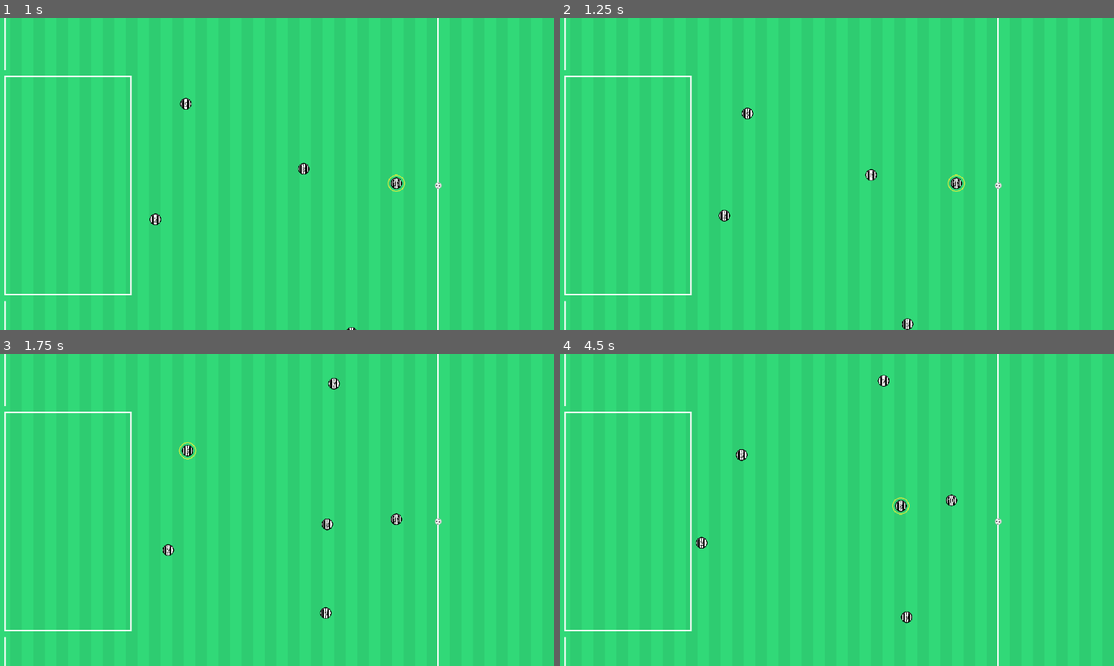
Above: before the commit, frames 1-4 (two rows, left to right).
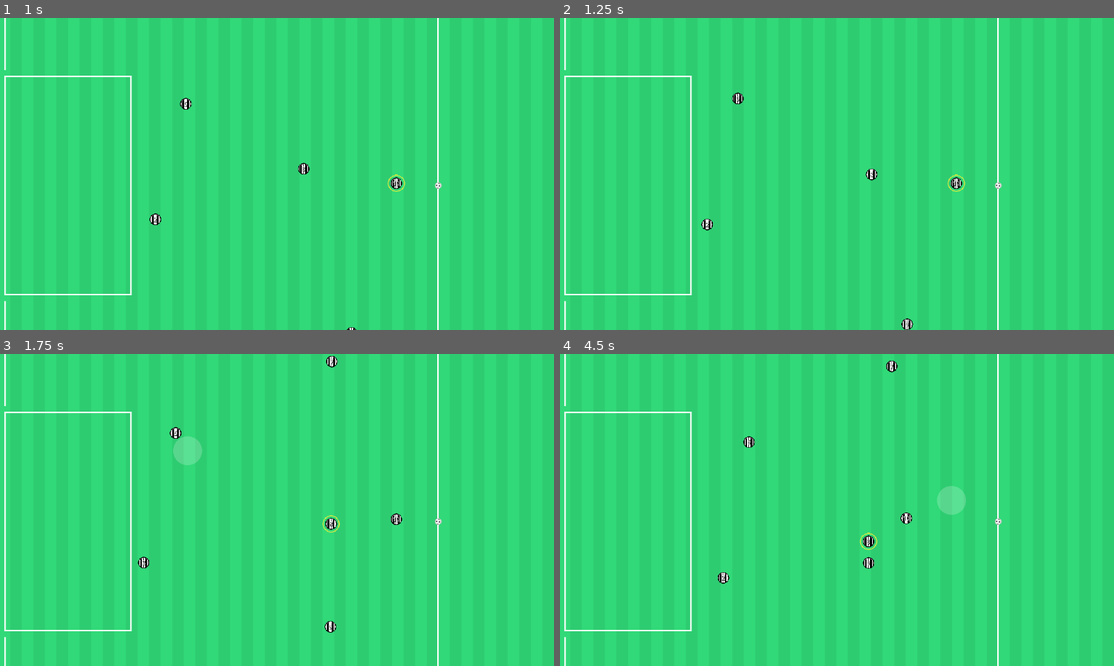
Above: after the commit, the same moments.

Repository: vikkio88/appalla
Game: Godot game, scene res://scenes/Match.tscn
Same seed, same stepped clock (60 frames per second), same inputs: the game is played once before the commit and once after it.
Inputs (mouse positions are in pixels of both pictures, inside the frame that each line leads up to):
- Up to frame 1 (1 s): tap Enter at 0.5 s; move the mouse to (155, 220) at 0.52 s; press the mouse at (155, 220) at 0.53 s; tap S (S) at 0.8 s
- Up to frame 2 (1.25 s): no input
- Up to frame 3 (1.75 s): move the mouse to (188, 450) at 1.27 s; release the mouse at (188, 450) at 1.28 s; tap S (S) at 1.35 s; click (188, 450) at 1.55 s
- Up to frame 4 (4.5 s): move the mouse to (892, 385) at 2.02 s; press the mouse at (892, 385) at 2.03 s; tap S (S) at 2.3, 2.85, 3.8, 4.35 s; move the mouse to (886, 519) at 2.77 s; release the mouse at (886, 519) at 2.78 s; click (886, 519) at 3.05 s; move the mouse to (881, 606) at 3.52 s; press the mouse at (881, 606) at 3.53 s; move the mouse to (953, 500) at 4.27 s; release the mouse at (953, 500) at 4.28 s

Frame 1 is identical in both runs. In frame 2, 0.3% of the frame differs, in the area x 25-64%, y 23-100%; in frame 3, 0.9%; in frame 4, 1.2%, in the area x 24-74%, y 2-87%.

Commit message:
team fixes and identified bug on stop whilst pushing ball

Diff:
--- /dev/null
+++ b/libs/Rng.gd
@@ -0,0 +1,8 @@
+extends Node
+class_name Rng
+
+static func vec2(variation: float) -> Vector2:
+	return Vector2(
+			randf_range(-variation, variation),
+			randf_range(-variation, variation)
+		)
--- a/models/Team.tscn
+++ b/models/Team.tscn
@@ -1,45 +1,76 @@
-[gd_scene load_steps=3 format=3 uid="uid://vy8rn5diyeev"]
+[gd_scene load_steps=4 format=3 uid="uid://vy8rn5diyeev"]
 
 [ext_resource type="Script" uid="uid://b2yus7ljynsrb" path="res://models/team.gd" id="1_33cy0"]
 [ext_resource type="PackedScene" uid="uid://bq5b1vqhu0asi" path="res://models/actors/players/Player.tscn" id="1_556fo"]
 
+[sub_resource type="StyleBoxFlat" id="StyleBoxFlat_33cy0"]
+bg_color = Color(0.6812244, 0.6155172, 0.069222584, 1)
+
 [node name="Team" type="Node"]
 script = ExtResource("1_33cy0")
+side = null
 
 [node name="Players" type="Node" parent="."]
 
 [node name="2" parent="Players" instance=ExtResource("1_556fo")]
 position = Vector2(216, 402)
 number = 2
+team = 0
 defense_position = Vector2(216, 400)
 attack_position = Vector2(400, 450)
+position_variation = 40
 
 [node name="5" parent="Players" instance=ExtResource("1_556fo")]
 position = Vector2(258, 242)
 number = 5
+team = 0
 defense_position = Vector2(250, 240)
 attack_position = Vector2(400, 180)
+position_variation = 40
 
 [node name="7" parent="Players" instance=ExtResource("1_556fo")]
 position = Vector2(524, 83)
 number = 7
+team = 0
 defense_position = Vector2(460, 160)
 attack_position = Vector2(1010, 80)
+position_variation = 40
 
 [node name="8" parent="Players" instance=ExtResource("1_556fo")]
 position = Vector2(421, 332)
 number = 8
+team = 0
 defense_position = Vector2(450, 335)
 attack_position = Vector2(670, 335)
+position_variation = 40
 
 [node name="9" parent="Players" instance=ExtResource("1_556fo")]
 position = Vector2(487, 559)
 number = 9
+team = 0
 defense_position = Vector2(470, 490)
 attack_position = Vector2(990, 525)
+position_variation = 40
 
 [node name="10" parent="Players" instance=ExtResource("1_556fo")]
 position = Vector2(549, 352)
 number = 10
+team = 0
 defense_position = Vector2(550, 350)
 attack_position = Vector2(1045, 345)
+position_variation = 40
+
+[node name="tick" type="Timer" parent="."]
+autostart = true
+
+[node name="charger" type="ProgressBar" parent="."]
+visible = false
+offset_left = -25.0
+offset_top = 1.0
+offset_right = 25.0
+offset_bottom = 11.0
+theme_override_styles/fill = SubResource("StyleBoxFlat_33cy0")
+rounded = true
+show_percentage = false
+
+[connection signal="timeout" from="tick" to="." method="_on_tick_timeout"]
--- a/models/actors/Ball.tscn
+++ b/models/actors/Ball.tscn
@@ -13,3 +13,9 @@
 
 [node name="Sprite2D" type="Sprite2D" parent="."]
 texture = ExtResource("1_6oxlb")
+
+[node name="reset" type="Timer" parent="."]
+wait_time = 0.8
+one_shot = true
+
+[connection signal="timeout" from="reset" to="." method="_on_reset_timeout"]
--- a/models/actors/ball.gd
+++ b/models/actors/ball.gd
@@ -7,25 +7,31 @@
 
 var last_touched_by: Player
 
+@onready var reset: Timer = $reset;
+
 
 func stop():
 	velocity = Vector2.ZERO
 
+func owned():
+	reset.stop()
 
 func push(direction: Vector2, force: float, player: Player):
 	velocity = direction * force
 	last_touched_by = player
-	#EventBus.ball_possession_change.emit(null)
-
+	reset.start()
 
 func shoot(direction: Vector2, force: float, player: Player):
 	velocity = direction * force
 	last_touched_by = player
-	MatchState.ball_owner = null
-	#EventBus.ball_possession_change.emit(null)
+	EventBus.ball_possession_change.emit(null)
 
 
 func _physics_process(delta: float) -> void:
 	if velocity.length() > 0.0:
 		velocity = velocity.move_toward(Vector2.ZERO, FRICTION * delta)
 	move_and_slide()
+
+
+func _on_reset_timeout() -> void:
+	EventBus.ball_possession_change.emit(null)
--- a/models/actors/players/Player.tscn
+++ b/models/actors/players/Player.tscn
@@ -14,6 +14,10 @@
 scale = Vector2(0.5, 0.5)
 script = ExtResource("1_1nmpv")
 number = 11
+team = null
+defense_position = null
+attack_position = null
+position_variation = null
 
 [node name="sprite" type="Sprite2D" parent="."]
 texture = ExtResource("2_1nmpv")
--- a/models/actors/players/player.gd
+++ b/models/actors/players/player.gd
@@ -23,7 +23,8 @@
 
 var is_selected := false:
 	set(new_value):
-		stop()
+		#this prevent the push
+		#stop()
 		is_selected = new_value
 		select_indicator.visible = new_value
 	get:
@@ -124,17 +125,20 @@
 		target = MatchState.ball_position
 		return
 
-	var variation := Vector2(
-			randf_range(-position_variation, position_variation),
-			randf_range(-position_variation, position_variation)
-		)
-
-	if (same_team(MatchState.ball_owner) and MatchState.ball_position.x > Vars.CENTER.x) or MatchState.ball_position.x > Vars.CENTER.x:
-		decision = Ai.Decision.Attack
+	var variation := Rng.vec2(position_variation)
+	if decision == Ai.Decision.Attack:
 		target = attack_position + variation
 	else:
 		decision = Ai.Decision.Defense
 		target = defense_position + variation
 
+
+func attack():
+	var variation := Rng.vec2(position_variation)
+	if (same_team(MatchState.ball_owner) and MatchState.ball_position.x > Vars.CENTER.x) or MatchState.ball_position.x > Vars.CENTER.x:
+		decision = Ai.Decision.Attack
+		target = attack_position + variation
+
+
 func same_team(other: Player) -> bool:
 	return other and self.team == other.team
--- a/scenes/Match.tscn
+++ b/scenes/Match.tscn
@@ -15,6 +15,7 @@
 [node name="Pitch" parent="." instance=ExtResource("1_1w71u")]
 
 [node name="Home" parent="." instance=ExtResource("3_y3yhn")]
+side = 0
 
 [node name="Away" type="Node" parent="."]
 
--- a/scenes/match.gd
+++ b/scenes/match.gd
@@ -1,7 +1,7 @@
 extends Node2D
 
 @onready var selected_player: Player
-@onready var ball: Node2D = $Ball
+@onready var ball: Ball = $Ball
 @onready var charger: ProgressBar = $charger
 @onready var pitch_sides = {
 	Enums.TeamSide.Home: $Home, Enums.TeamSide.Away: $Away.get_children()
@@ -50,6 +50,11 @@
 
 
 func ball_possession_changed(player: Player):
+	if not player:
+		MatchState.ball_owner = null
+		return
+	ball.owned()
+
 	if selected_player and not selected_player.is_same(player):
 		selected_player.stop()
 	print("%s has the ball" % [player.number])
Not shown, added: libs/Rng.gd.uid
Not shown: 1 places in models/actors/Ball.tscn that only renumber resources
